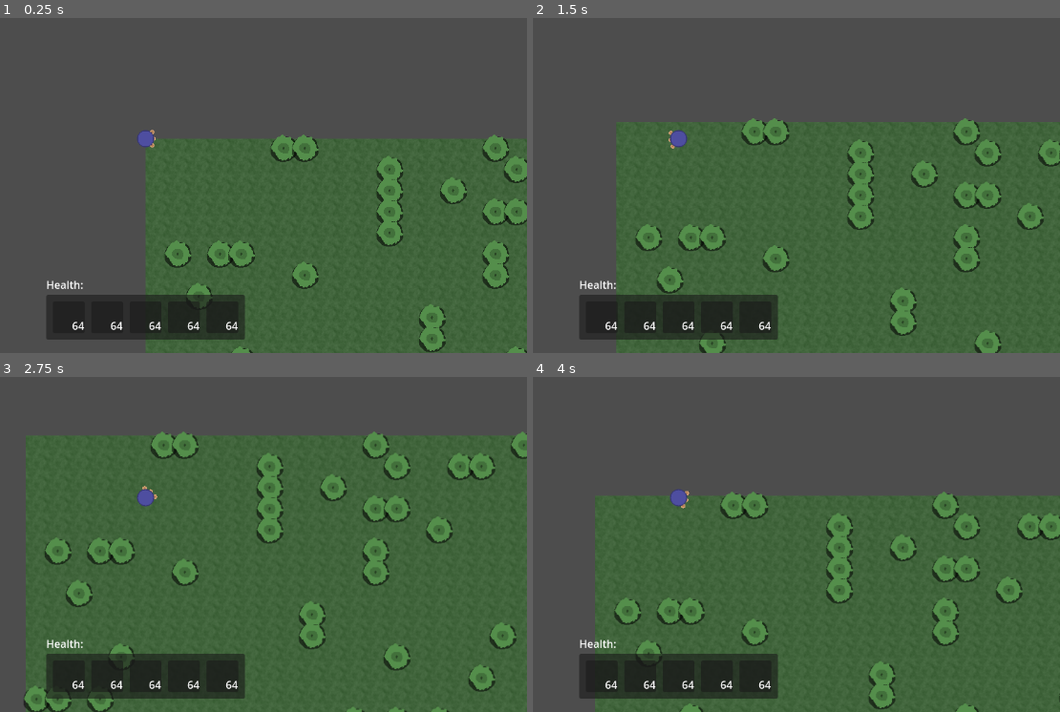
Above: before the commit, frames 1-4 (two rows, left to right).
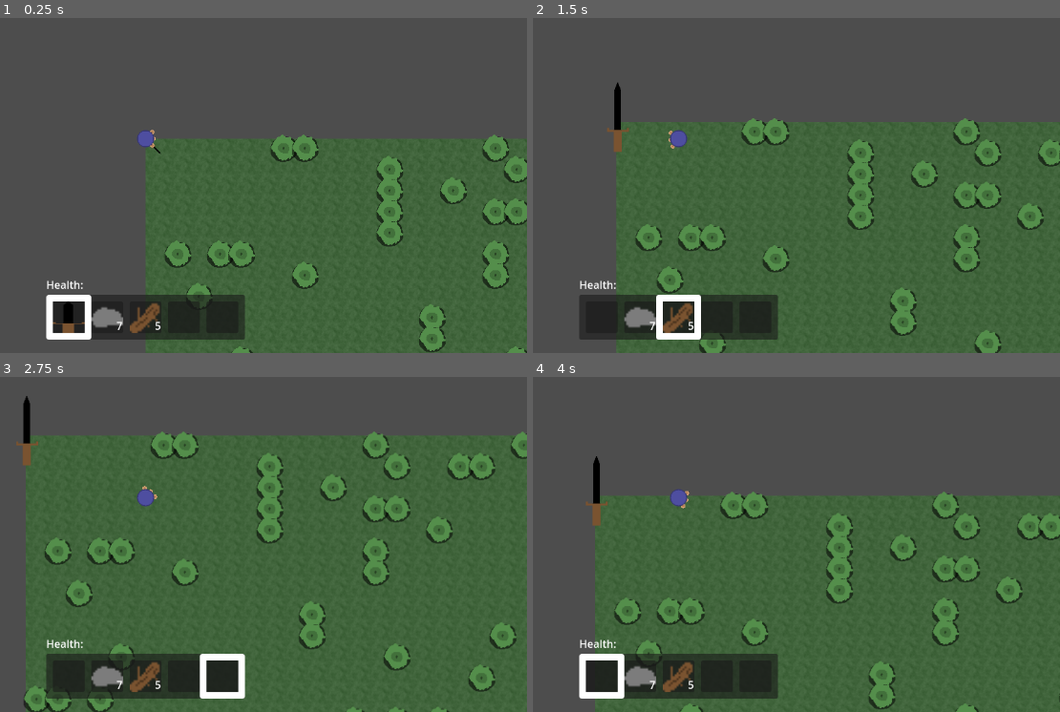
Above: after the commit, the same moments.

Repository: artmouse155/lets_survive
Game: Godot game, scene res://Scenes/WorldTest.tscn
Two runs of this game, one before a commit and one after it. Both use one fixed random seed, a clock stepped at 60 frames per second and the inputs below.
Inputs (mouse positions are in pixels of both pictures, inside the frame that each line leads up to):
- Up to frame 1 (0.25 s): no input
- Up to frame 2 (1.5 s): tap Enter at 0.5 s; hold D (right) 0.53-1.28 s; tap X (drop) at 0.6 s; click (680, 138) at 0.67 s; tap Mouse wheel down (select_next) at 0.8, 1.35 s; move the mouse to (outside the picture) at 1.27 s; hold S (down) from 1.28 s (still down)
- Up to frame 3 (2.75 s): tap 3 (select_3, bound only after the commit) at 1.55, 2.1 s; move the mouse to (221, 403) at 2.02 s; release S (down) at 2.03 s; hold D (right) from 2.03 s (still down); tap 4 (select_4, bound only after the commit) at 2.3 s
- Up to frame 4 (4 s): move the mouse to (638, 584) at 2.77 s; release D (right) at 2.78 s; hold W (up) 2.78-3.53 s; tap 4 (select_4, bound only after the commit) at 2.85 s; click (638, 584) at 2.92 s; tap X (drop) at 3.05 s; move the mouse to (907, 561) at 3.52 s; press the mouse at (907, 561) at 3.53 s; hold A (left) from 3.53 s (still down); tap Mouse wheel down (select_next) at 3.8 s

The runs differ from the first frame. In frame 1, 1.5% of the frame differs, in the area x 8-46%, y 37-97%; in frame 2, 1.6%; in frame 3, 1.6%, in the area x 3-47%, y 5-97%; in frame 4, 1.6%.

Commit message:
🚧(brain) connecting signals

Diff:
--- a/Scenes/EntityModel/PlayerEntity.tscn
+++ b/Scenes/EntityModel/PlayerEntity.tscn
@@ -1,7 +1,25 @@
-[gd_scene load_steps=3 format=3 uid="uid://bfwu7kuh082tc"]
+[gd_scene load_steps=7 format=3 uid="uid://bfwu7kuh082tc"]
 
 [ext_resource type="PackedScene" uid="uid://b2501naobgh8n" path="res://Scenes/EntityModel/PersonEntity.tscn" id="1_pdhha"]
 [ext_resource type="Script" uid="uid://bq7btvrn0u1rs" path="res://Scripts/EntityModel/player_entity.gd" id="1_wqpke"]
+[ext_resource type="Script" uid="uid://c4r1h1lajnqwo" path="res://item.gd" id="3_vitn1"]
+
+[sub_resource type="Resource" id="Resource_fi5qx"]
+script = ExtResource("3_vitn1")
+item_name = 2
+metadata/_custom_type_script = "uid://c4r1h1lajnqwo"
+
+[sub_resource type="Resource" id="Resource_1jwu2"]
+script = ExtResource("3_vitn1")
+item_name = 1
+item_quantity = 7
+metadata/_custom_type_script = "uid://c4r1h1lajnqwo"
+
+[sub_resource type="Resource" id="Resource_xeb8m"]
+script = ExtResource("3_vitn1")
+item_quantity = 5
+metadata/_custom_type_script = "uid://c4r1h1lajnqwo"
 
 [node name="PlayerEntity" instance=ExtResource("1_pdhha")]
 script = ExtResource("1_wqpke")
+_inventory = Array[ExtResource("3_vitn1")]([SubResource("Resource_fi5qx"), SubResource("Resource_1jwu2"), SubResource("Resource_xeb8m")])
--- a/Scenes/game_container.tscn
+++ b/Scenes/game_container.tscn
@@ -33,9 +33,10 @@
 size = Vector2i(1152, 648)
 render_target_update_mode = 4
 
-[node name="World" parent="SubViewportContainer/SubViewport" instance=ExtResource("2_juifl")]
-
-[node name="GameUI" type="Control" parent="." node_paths=PackedStringArray("health_label", "pause_screen", "hotbar", "inventory_ui")]
+[node name="World" parent="SubViewportContainer/SubViewport" node_paths=PackedStringArray("game_ui") instance=ExtResource("2_juifl")]
+game_ui = NodePath("../../../GameUI")
+
+[node name="GameUI" type="Control" parent="." node_paths=PackedStringArray("health_label", "pause_screen", "hotbar", "inventory_ui", "chat", "self_brain")]
 process_mode = 3
 layout_mode = 1
 anchors_preset = 15
@@ -48,6 +49,8 @@
 pause_screen = NodePath("../PauseScreen")
 hotbar = NodePath("SafeZone/VBoxContainer/Hotbar")
 inventory_ui = NodePath("SafeZone/InventoryUI")
+chat = NodePath("SafeZone/Chat")
+self_brain = NodePath("../SubViewportContainer/SubViewport/World/SelfBrain")
 
 [node name="SafeZone" type="MarginContainer" parent="GameUI"]
 layout_mode = 1
@@ -184,6 +187,10 @@
 text = "Return to Menu"
 
 [connection signal="set_pause" from="." to="GameUI" method="set_pause"]
+[connection signal="self_health_updated" from="SubViewportContainer/SubViewport/World/EntitySpawner" to="GameUI" method="_on_health_updated"]
+[connection signal="self_inventory_updated" from="SubViewportContainer/SubViewport/World/EntitySpawner" to="GameUI" method="_on_player_inventory_updated"]
+[connection signal="self_item_collected" from="SubViewportContainer/SubViewport/World/EntitySpawner" to="GameUI" method="_on_item_collected"]
+[connection signal="self_selected_index_updated" from="SubViewportContainer/SubViewport/World/EntitySpawner" to="GameUI" method="_on_selected_index_updated"]
 [connection signal="gui_input" from="GameUI" to="GameUI" method="_on_gui_input"]
 [connection signal="left_clicked" from="GameUI/SafeZone/InventoryUI" to="GameUI" method="_on_inventory_left_clicked"]
 [connection signal="right_clicked" from="GameUI/SafeZone/InventoryUI" to="GameUI" method="_on_inventory_right_clicked"]
--- a/Scenes/game_ui.gd
+++ b/Scenes/game_ui.gd
@@ -4,8 +4,14 @@
 @export var pause_screen : Control
 @export var hotbar : Hotbar
 @export var inventory_ui : InventoryUI
+@export var chat : Chat
+@export var self_brain : SelfBrain
 
 var is_in_ingame_ui : bool = false
+
+func _ready() -> void:
+	if !self_brain:
+		push_warning("No SelfBrain specified in GameUI. UI will not be able to communicate with player node.")
 
 func _process(_delta: float) -> void:
 
@@ -44,8 +50,7 @@
 	set_pause(false)
 
 
-# Called every frame. 'delta' is the elapsed time since the previous frame.
-func on_player_inventory_updated(inventory : Array[Item], floating_item : Item) -> void:
+func _on_player_inventory_updated(inventory : Array[Item], floating_item : Item) -> void:
 	hotbar.update_hotbar(inventory.slice(0,5))
 	inventory_ui.update(inventory, floating_item)
 
@@ -59,7 +64,7 @@
 
 
 func _on_item_collected(item : Item) -> void:
-	#print("Collected %s" % str(item))
+	print("Collected %s" % str(item))
 	# TODO: Add toast saying "You got <item>
 	pass
 
@@ -73,28 +78,33 @@
 
 
 func _set_self_movement_enabled(enabled : bool) -> void:
-	pass
-
+	if self_brain:
+		self_brain.set_movement_enabled(enabled)
 
 func _emit_drop_floating() -> void:
-	pass
+	if self_brain:
+		self_brain.emit_drop_floating()
 
 
 func _emit_drop_all_floating() -> void:
-	pass
+	if self_brain:
+		self_brain.emit_drop_all_floating()
 
 
 func _emit_drop_index(index: int) -> void:
-	pass
+	if self_brain:
+		self_brain.emit_drop_index(index)
 
 
 func _emit_drop_all_index(index: int) -> void:
-	pass
+	if self_brain:
+		self_brain.emit_drop_all_index(index)
 
 
 func _on_inventory_left_clicked(index: int) -> void:
-	pass
-
+	if self_brain:
+		self_brain.on_inv_slot_left_clicked(index)
 
 func _on_inventory_right_clicked(index: int) -> void:
-	pass
+	if self_brain:
+		self_brain.on_inv_slot_right_clicked(index)
--- a/Scripts/BrainModel/PlayerBrain.gd
+++ b/Scripts/BrainModel/PlayerBrain.gd
@@ -4,6 +4,7 @@
 var is_movement_disabled : bool = false
 
 signal drop_floating()
+signal drop_all_floating()
 signal in_ui(in_ui: bool)
 signal inventory_left_clicked(index: int)
 signal inventory_right_clicked(index: int)
@@ -26,3 +27,7 @@
 
 func emit_drop_floating() -> void:
 	_emit(drop_floating)
+
+
+func emit_drop_all_floating() -> void:
+	_emit(drop_all_floating)
--- a/Scripts/BrainModel/SelfBrain.gd
+++ b/Scripts/BrainModel/SelfBrain.gd
@@ -15,7 +15,13 @@
 		_emit(select,0)
 	elif Input.is_action_just_pressed("select_1"):
 		_emit(select,1)
-	if Input.is_action_just_pressed("select_next"):
+	elif Input.is_action_just_pressed("select_2"):
+		_emit(select,2)
+	elif Input.is_action_just_pressed("select_3"):
+		_emit(select,3)
+	elif Input.is_action_just_pressed("select_4"):
+		_emit(select,4)
+	elif Input.is_action_just_pressed("select_next"):
 		_emit(select_next)
 	elif Input.is_action_just_pressed("select_prev"):
 		_emit(select_prev)
--- a/Scripts/CustomResource/player_save.gd
+++ b/Scripts/CustomResource/player_save.gd
@@ -10,6 +10,9 @@
 func get_level() -> int:
 	return _level
 
+func get_color() -> Color:
+	return _color
+
 func _init(player_name : String = "", color : Color = Color.WHITE) -> void:
 	_player_name = player_name
 	_color = color
--- a/Scripts/EntityModel/person_entity.gd
+++ b/Scripts/EntityModel/person_entity.gd
@@ -148,7 +148,7 @@
 func drop_index(index : int) -> void:
 	var item = _inventory[index]
 	if item:
-		world_item_dropped.emit(self,Item.new(item.item_name,1), 1.0)
+		drop(Item.new(item.item_name,1))
 		_inventory[index] = null if item.item_quantity <= 1 else Item.new(item.item_name,item.item_quantity - 1)
 	_update_tool_state()
 	_emit_inventory_updated()
@@ -161,7 +161,7 @@
 func drop_all_index(index : int) -> void:
 	var item = _inventory[index]
 	if item:
-		world_item_dropped.emit(self,item, 1.0)
+		drop(item)
 		_inventory[index] = null
 	_update_tool_state()
 	_emit_inventory_updated()
--- a/Scripts/EntityModel/player_entity.gd
+++ b/Scripts/EntityModel/player_entity.gd
@@ -9,6 +9,7 @@
 	super._connect_to_brain()
 	if brain is PlayerBrain:
 		brain.drop_floating.connect(_drop_floating)
+		brain.drop_all_floating.connect(_drop_all_floating)
 		brain.in_ui.connect(_set_in_ui)
 		brain.inventory_left_clicked.connect(_on_inventory_left_click)
 		brain.inventory_right_clicked.connect(_on_inventory_right_click)
@@ -25,6 +26,15 @@
 	in_ui = value
 
 func _drop_floating() -> void:
+
+	if !(in_ui and _floating_item):
+		return
+
+	drop(Item.new(_floating_item.item_name,1))
+	_floating_item = null if _floating_item.item_quantity <= 1 else Item.new(_floating_item.item_name,_floating_item.item_quantity - 1)
+	_emit_inventory_updated()
+
+func _drop_all_floating() -> void:
 
 	if !(in_ui and _floating_item):
 		return
@@ -93,3 +103,6 @@
 		else:
 			# Do nothing
 			pass
+
+func set_color(color : Color):
+	pass
--- a/Scripts/chat.gd
+++ b/Scripts/chat.gd
@@ -1 +1 @@
-extends Control
+class_name Chat extends Control
--- a/Scripts/entity_spawner.gd
+++ b/Scripts/entity_spawner.gd
@@ -1,5 +1,6 @@
 class_name EntitySpawner extends Node2D
 
+signal self_selected_index_updated(index: int)
 signal self_inventory_updated(inventory : Array[Item], floating_item : Item)
 signal self_item_collected(item : Item)
 signal self_health_updated(health : float)
@@ -15,13 +16,13 @@
 
 func spawn_player(player_save : PlayerSave, is_self : bool) -> void:
 	var player : PlayerEntity = PLAYER_PACKED.instantiate()
+	player.set_color(player_save.get_color())
+	player.world_item_dropped.connect(on_world_item_dropped)
 	if is_self:
 		player.add_child(Camera2D.new())
 		player.brain = self_brain
-		_pipe_signal(player.player_inventory_updated,self_inventory_updated)
-		_pipe_signal(player.health_updated,self_health_updated)
-		_pipe_signal(player.item_collected,self_item_collected)
+		SignalPipe.pipe(player.selected_index_updated,self_selected_index_updated)
+		SignalPipe.pipe(player.player_inventory_updated,self_inventory_updated)
+		SignalPipe.pipe(player.health_updated,self_health_updated)
+		SignalPipe.pipe(player.item_collected,self_item_collected)
 	add_child(player)
-
-func _pipe_signal(source : Signal, output : Signal) -> void:
-	source.connect(func(...args): output.emit.callv(args))
--- /dev/null
+++ b/Scripts/signal_pipe.gd
@@ -0,0 +1,4 @@
+class_name SignalPipe extends Object
+
+static func pipe(source : Signal, output : Signal) -> void:
+	source.connect(func(...args): output.emit.callv(args))
--- a/project.godot
+++ b/project.godot
@@ -64,6 +64,21 @@
 "events": [Object(InputEventKey,"resource_local_to_scene":false,"resource_name":"","device":-1,"window_id":0,"alt_press …(191 unchanged characters)…
 ]
 }
+select_2={
+"deadzone": 0.2,
+"events": [Object(InputEventKey,"resource_local_to_scene":false,"resource_name":"","device":-1,"window_id":0,"alt_pressed":false,"shift_pressed":false,"ctrl_pressed":false,"meta_pressed":false,"pressed":false,"keycode":0,"physical_keycode":50,"key_label":0,"unicode":50,"location":0,"echo":false,"script":null)
+]
+}
+select_3={
+"deadzone": 0.2,
+"events": [Object(InputEventKey,"resource_local_to_scene":false,"resource_name":"","device":-1,"window_id":0,"alt_pressed":false,"shift_pressed":false,"ctrl_pressed":false,"meta_pressed":false,"pressed":false,"keycode":0,"physical_keycode":51,"key_label":0,"unicode":51,"location":0,"echo":false,"script":null)
+]
+}
+select_4={
+"deadzone": 0.2,
+"events": [Object(InputEventKey,"resource_local_to_scene":false,"resource_name":"","device":-1,"window_id":0,"alt_pressed":false,"shift_pressed":false,"ctrl_pressed":false,"meta_pressed":false,"pressed":false,"keycode":0,"physical_keycode":52,"key_label":0,"unicode":52,"location":0,"echo":false,"script":null)
+]
+}
 select_next={
 "deadzone": 0.2,
 "events": [Object(InputEventMouseButton,"resource_local_to_scene":false,"resource_name":"","device":-1,"window_id":0,"a …(259 unchanged characters)…
@@ -94,6 +109,11 @@
 "events": [Object(InputEventKey,"resource_local_to_scene":false,"resource_name":"","device":-1,"window_id":0,"alt_press …(189 unchanged characters)…
 ]
 }
+chat={
+"deadzone": 0.2,
+"events": [Object(InputEventKey,"resource_local_to_scene":false,"resource_name":"","device":-1,"window_id":0,"alt_pressed":false,"shift_pressed":false,"ctrl_pressed":false,"meta_pressed":false,"pressed":false,"keycode":0,"physical_keycode":84,"key_label":0,"unicode":116,"location":0,"echo":false,"script":null)
+]
+}
 
 [rendering]
 
Not shown, added: Scripts/signal_pipe.gd.uid
